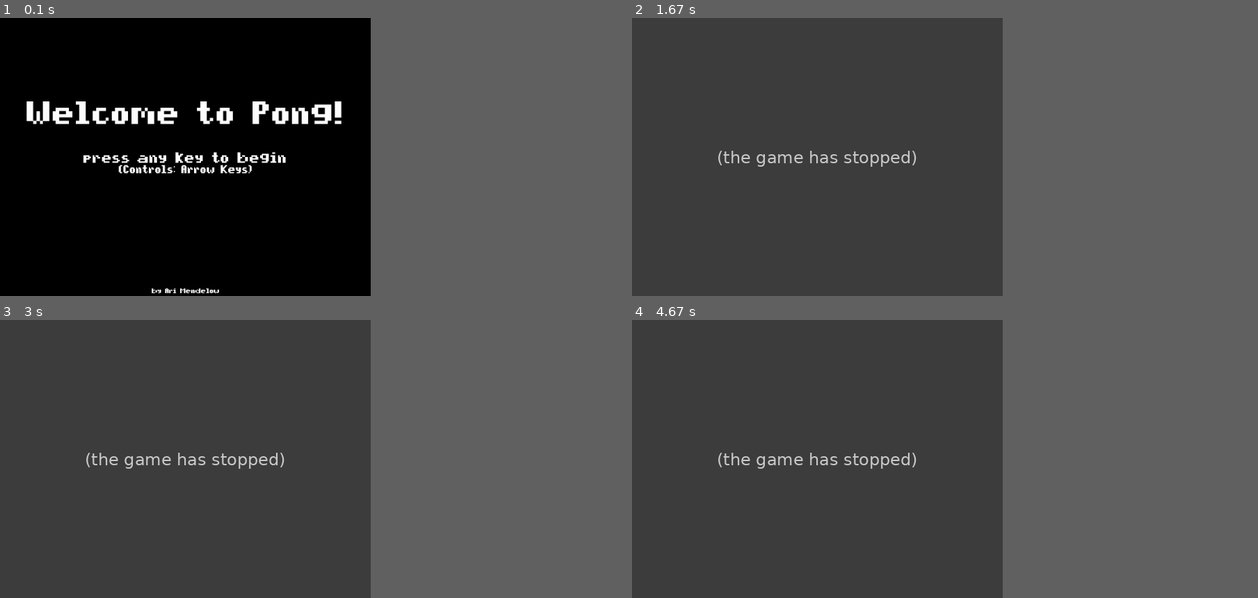
Above: before the commit, frames 1-4 (two rows, left to right).
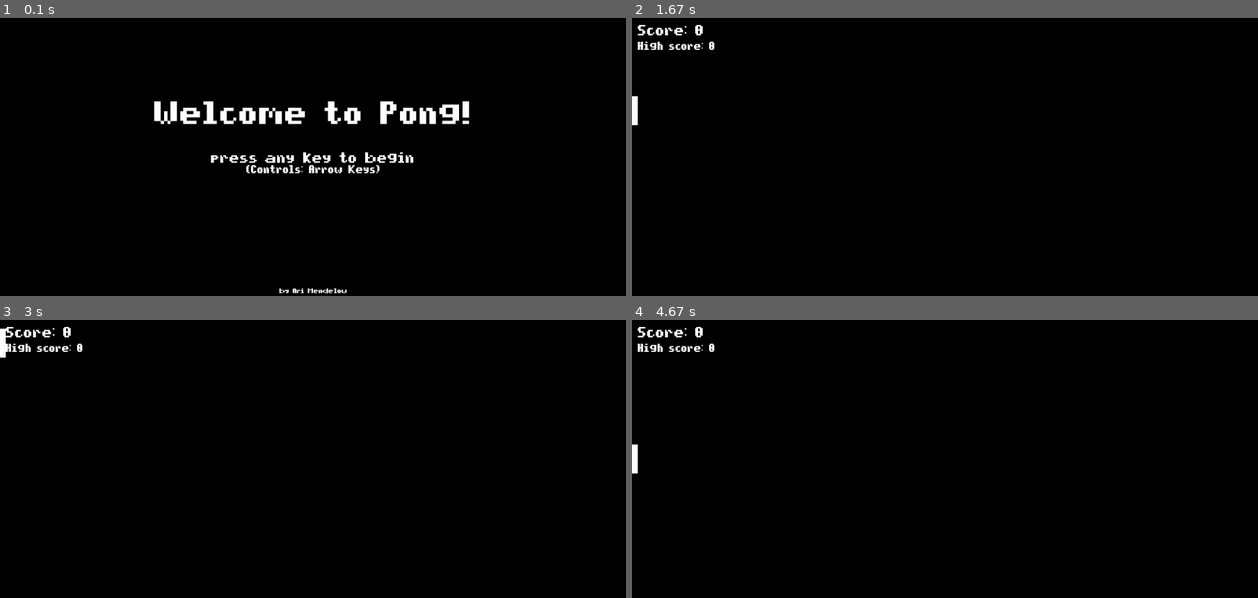
Above: after the commit, the same moments.

Repository: arimendelow/python_games
Game: pygame game, started from pong/pong.py
Same seed, same stepped clock (60 frames per second), same inputs: the game is played once before the commit and once after it.
Inputs:
- Up to frame 1 (0.1 s): no input
- Up to frame 2 (1.67 s): hold Up 0.33-0.8 s; hold Down 0.83-1.13 s; hold Up 1.17-1.53 s; hold Down from 1.57 s (still down)
- Up to frame 3 (3 s): release Down at 1.93 s; hold Up 1.97-2.27 s; hold Down 2.3-2.6 s; hold Up from 2.63 s (still down)
- Up to frame 4 (4.67 s): release Up at 3 s; hold Down 3.03-3.4 s; hold Up 3.43-3.73 s; hold Down 3.77-4.07 s; hold Up 4.1-4.47 s; hold Down from 4.5 s (still down)
In our replay, the window is 533x400 before the commit and 900x400 after it. These sizes can differ from the game's own. Grey fills any space a smaller window leaves; there, only what the larger window draws over its background counts as a difference.

The runs differ from the first frame. In frame 1, 5.0% of the frame differs, in the area x 4-75%, y 30-99%; in frame 2, 59%; in frame 3, 59%, in the area x 0-60%, y 0-100%; in frame 4, 59%.
Error before the commit: AttributeError: 'rectangle' object has no attribute 'radius' (pong.py line 199); the game stopped at 0.83 s (later frames are placeholders)

Commit message:
Add user paddle

Diff:
--- a/pong/pong.py
+++ b/pong/pong.py
@@ -11,7 +11,7 @@
 ballRad = 8
 
 # Controls the speed of the elements
-playerVel = 12
+paddleVel = 20
 obstVel = 20
 
 # Allow us to set our FPS
@@ -30,7 +30,7 @@
 textColor = white
 
 # Make our window - this is what we'll draw on
-screenWidth = 640
+screenWidth = 1080
 screenHeight = 480
 win = pygame.display.set_mode((screenWidth, screenHeight)) # Giving it a touple with the size of the window
 pygame.display.set_caption(gameName) # Give the window a title
@@ -80,11 +80,12 @@
 		pygame.draw.circle(win, self.color, (self.x, self.y), self.radius)
 
 class rectangle(object):
-	def __init__(self, width, height, x, y, color):
+	def __init__(self, width, height, x, y, vel, color):
 		self.width = width
 		self.height = height
 		self.x = x
 		self.y = y
+		self.vel = vel
 		self.hitbox = (self.x, self.y, self.width, self.height)
 		self.color = color
 
@@ -128,6 +129,7 @@
 					height = paddleHeight,
 					x = 0,
 					y = screenHeight // 2 - paddleHeight // 2,
+					vel = paddleVel,
 					color = paddleColor
 				)
 				# Generate our first ball
@@ -171,7 +173,7 @@
 	run = True
 	while run:
 
-		clock.tick(30) # Pygame will never show more than 30 frames/second
+		clock.tick(60) # Pygame will never show more than 30 frames/second
 
 		# Check for events - anything that happens from the user
 		for event in pygame.event.get():
@@ -187,16 +189,11 @@
 		# (Grid (0,0) is top left, bottom right is (max, max))
 		# Left arrow key and don't want them to move off the screen
 
-		if keys[pygame.K_LEFT] and player.x > player.vel:
-			player.x -= player.vel
-
-		if keys[pygame.K_RIGHT] and player.x < screenWidth - player.radius:
-			player.x += player.vel
-
+		# Paddle can move up and down
 		if keys[pygame.K_UP] and player.y > player.vel:
 			player.y -= player.vel
 
-		if keys[pygame.K_DOWN] and player.y < screenHeight - player.radius - player.vel:
+		if keys[pygame.K_DOWN] and player.y < screenHeight - player.height - player.vel:
 			player.y += player.vel
 
 
